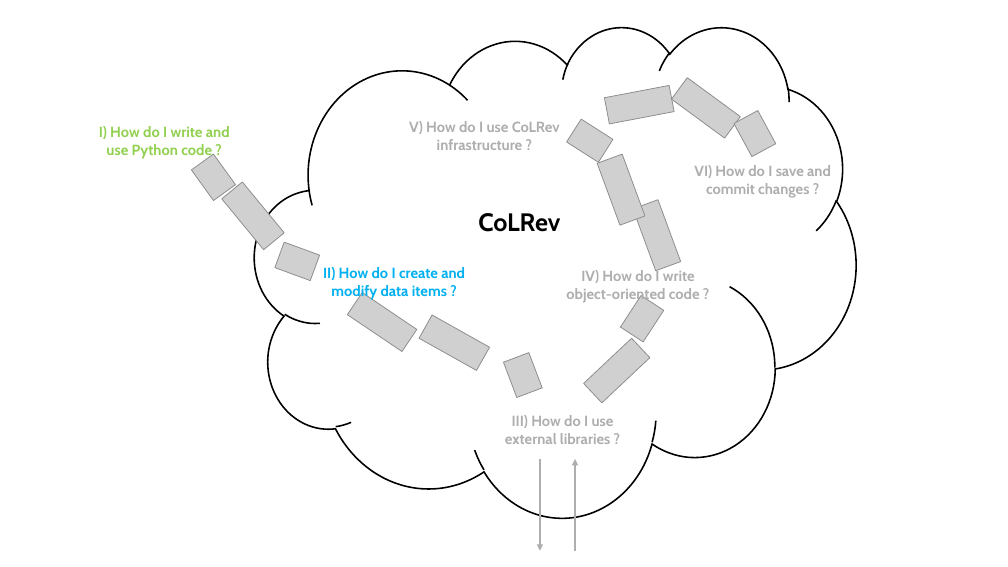
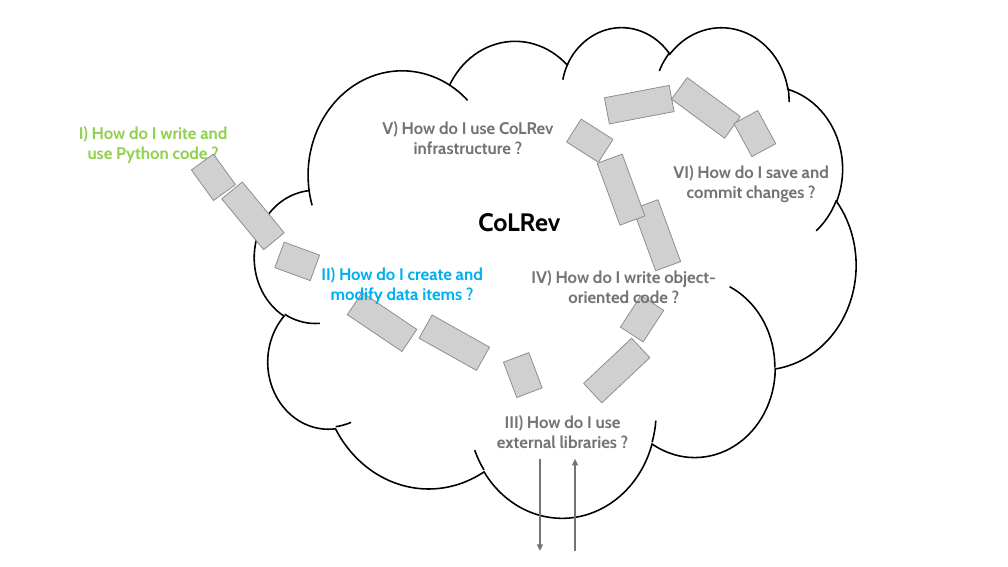
Before and after one commit to digital-work-lab/open-source-project, a slide deck: slide 5 of assets/python_overview.pptx. Drawn at 1008x567 pixels with LibreOffice and Linux fonts; fonts in the diff are those of the drawing; grey boxes stand for pictures. Boxes give left, top, right and bottom in pixels: in the first picture for what was removed or moved away, otherwise in the second. Text is boxed around its words. In the diff, an @@ line names an element or a change of style, - is before the commit and + after.

```diff
--- a/assets/python_overview.pptx
+++ b/assets/python_overview.pptx
@@ text "I) How do I write ..." moved from (x1=99, y1=126, x2=230, y2=159) to (x1=79, y1=126, x2=227, y2=163) @@
@@ text "I) How do I write ..." at (x1=79, y1=126, x2=227, y2=163): size 14 to 16 pt @@
@@ size 14 to 16 pt, text colour #AEAEAE to #747474 in 4 elements at (x1=497, y1=415, x2=621, y2=448), (x1=673, y1=165, x2=829, y2=202), (x1=531, y1=270, x2=716, y2=308), (x1=382, y1=121, x2=554, y2=154) @@
@@ text "V) How do I use ..." moved from (x1=409, y1=121, x2=560, y2=150) to (x1=382, y1=121, x2=554, y2=154) @@
@@ text "VI) How do I save ..." moved from (x1=694, y1=165, x2=831, y2=198) to (x1=673, y1=165, x2=829, y2=202) @@
@@ text "II) How do I create ..." at (x1=321, y1=267, x2=483, y2=304): size 14 to 16 pt @@
@@ text "IV) How do I write ..." moved from (x1=566, y1=268, x2=700, y2=303) to (x1=531, y1=270, x2=716, y2=308) @@
@@ arrow (540, 459) - (540, 551): stroke #AEAEAE 2 pt to #747474 2 pt @@
@@ arrow (575, 551) - (575, 459): stroke #AEAEAE 2 pt to #747474 2 pt @@
```
Also in this commit, not shown: 5 other slides changed.
